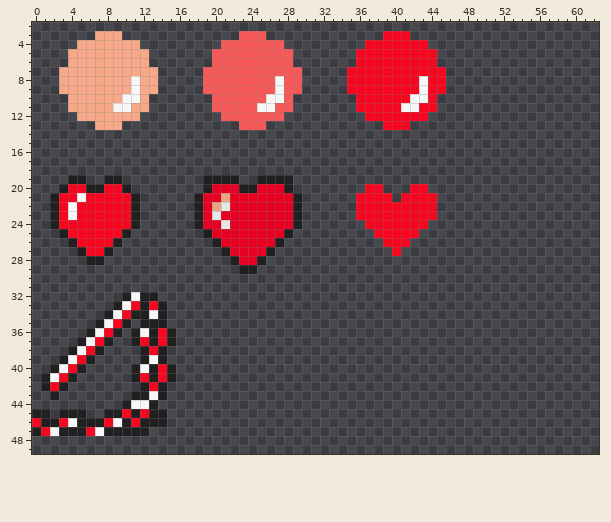
File history of a pixel-art sprite, Vampire-Killer/Assets/Sprites/Items.png. Above, as it was before the edit.
The file is 64x64 pixels. Colours within 5 levels of each other are drawn and written as one. Shown: x 0..62, y 2..49.
And afterwards:
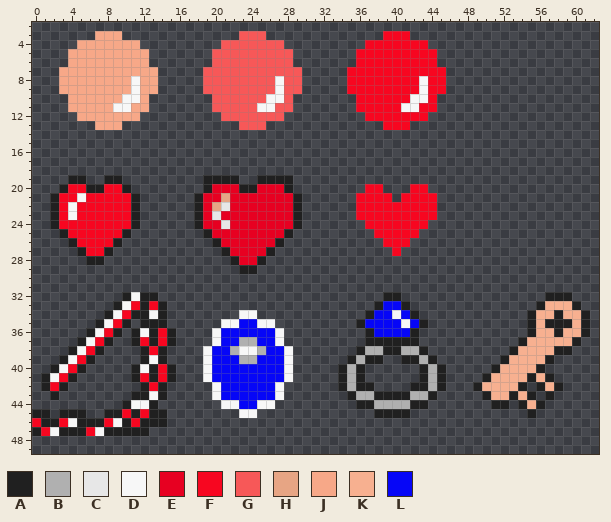
Palette (. is transparent): A #202020  B #b0b0b0  C #e7e7e7  D #f7f7f7  E #e70021  F #f70620  G #f75858  H #e7a584  J #f7a888  K #f7b090  L #0606f7
Changes in this commit:
@@ x 0..62 @@
 31 ...............................................................
-32 ..........ADAA.................................................
-33 .........ADFAFA................................................
-34 ........ADFAADA................................................
-35 .......ADFA.AAA................................................
-36 ......ADFA.ADAFA...............................................
-37 .....ADFA..AFAFA...............................................
-38 ....ADFA....AFA................................................
-39 ...ADFA.....ADA................................................
-40 ..ADFA.....ADAFA...............................................
-41 .ADFA......AFAFA...............................................
-42 .AFA........AFA................................................
-43 ..A........AADA................................................
-44 ..........ADDA.................................................
-45 AA.AAA..AAFAFAA................................................
+32 ..........ADAA.........................AA................AAA...
+33 .........ADFAFA.......................ALLA..............AKKKA..
+34 ........ADFAADA........DD............ALLDLA............AKKAKKA.
+35 .......ADFA.AAA......DDLLDD.........ALLLLDLA...........AKAAAKA.
+36 ......ADFA.ADAFA....DLLLLLLD.........ALLLLA............AKKAKKA.
+37 .....ADFA..AFAFA....DLLBBLLD.........AAAAAA...........AKKKKKA..
+38 ....ADFA....AFA....DLLBDDBLLD.......ABBAABBA.........AKKKKAA...
+39 ...ADFA.....ADA....DLLLBBLLLD......ABAA..AABA.......AKKKKA.....
+40 ..ADFA.....ADAFA...DLLLLLLLLD.....ABA......ABA.....AKKKKA......
+41 .ADFA......AFAFA...DLLLLLLLLD.....ABA......ABA....AKKKKAKA.....
+42 .AFA........AFA.....DLLLLLLD......ABAA....AABA...AKKKKA.AKA....
+43 ..A........AADA.....DLLLLLLD.......ABBAAAABBA.....AKKAKA.A.....
+44 ..........ADDA.......DDLLDD.........AABBBBAA.......AA.AKA......
+45 AA.AAA..AAFAFAA........DD.............AAAA.............A.......
 46 FAAFDAAAFDAFAAA................................................
Pixel boxes of the changes (left, top, right, bottom) in both pictures:
added: (338, 292, 590, 418)
added: (203, 310, 293, 418)
